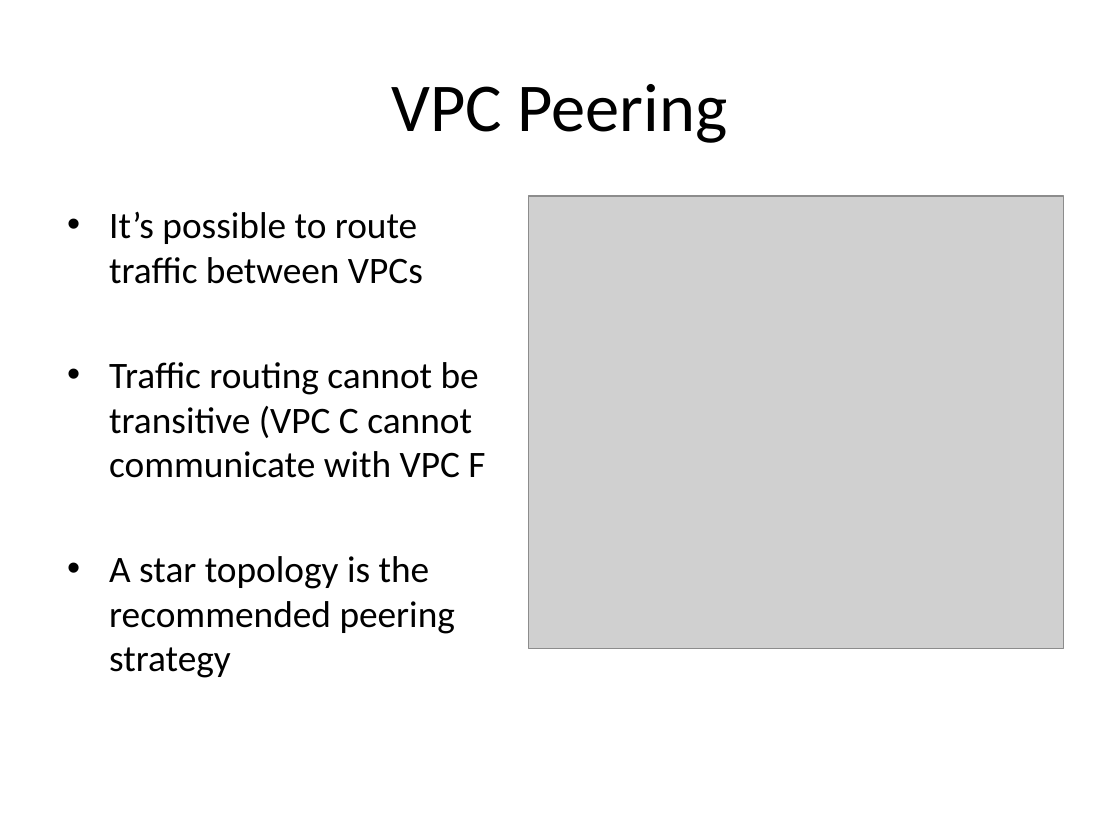
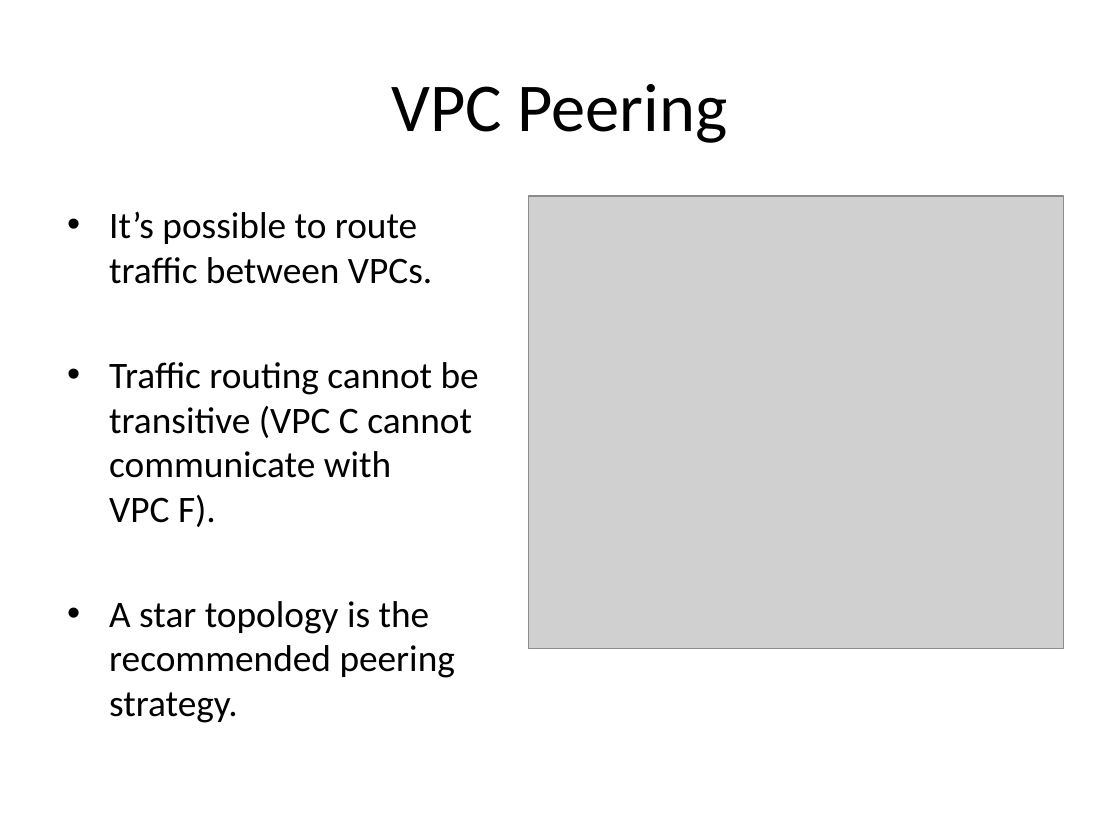
Before and after one commit to jasondbaker/infrastructure-class, a slide deck: slide 24 of lectures/infrastructure-week-5.pptx. Drawn at 1120x840 pixels with LibreOffice and Linux fonts; fonts in the diff are those of the drawing; grey boxes stand for pictures. Boxes give left, top, right and bottom in pixels: in the first picture for what was removed or moved away, otherwise in the second. Text is boxed around its words. In the diff, an @@ line names an element or a change of style, - is before the commit and + after.

```diff
--- a/lectures/infrastructure-week-5.pptx
+++ b/lectures/infrastructure-week-5.pptx
@@ text at (109,211,479,723): text changed @@
-• It’s possible to route traffic between VPCs
-• Traffic routing cannot be transitive (VPC C cannot communicate with VPC F
-• A star topology is the recommended peering strategy
+• It’s possible to route traffic between VPCs.
+• Traffic routing cannot be transitive (VPC C cannot communicate with
+  VPC F).
+• A star topology is the recommended peering strategy.
```
Also in this commit, not shown: 21 other slides changed.
